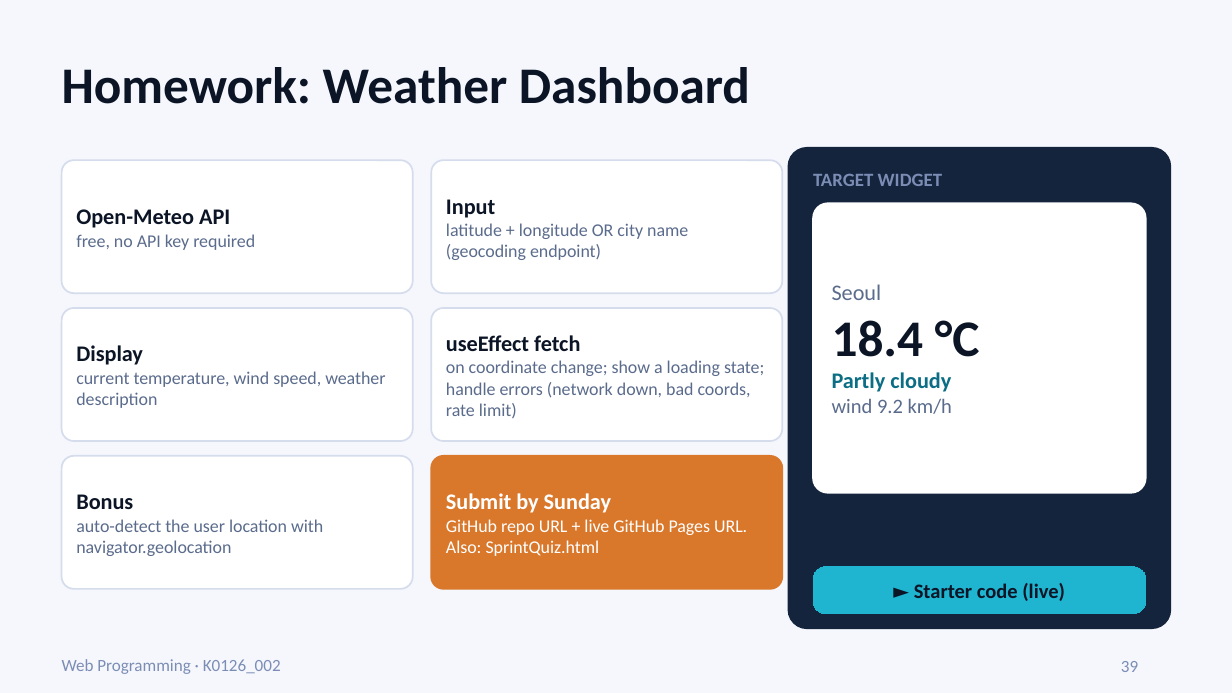
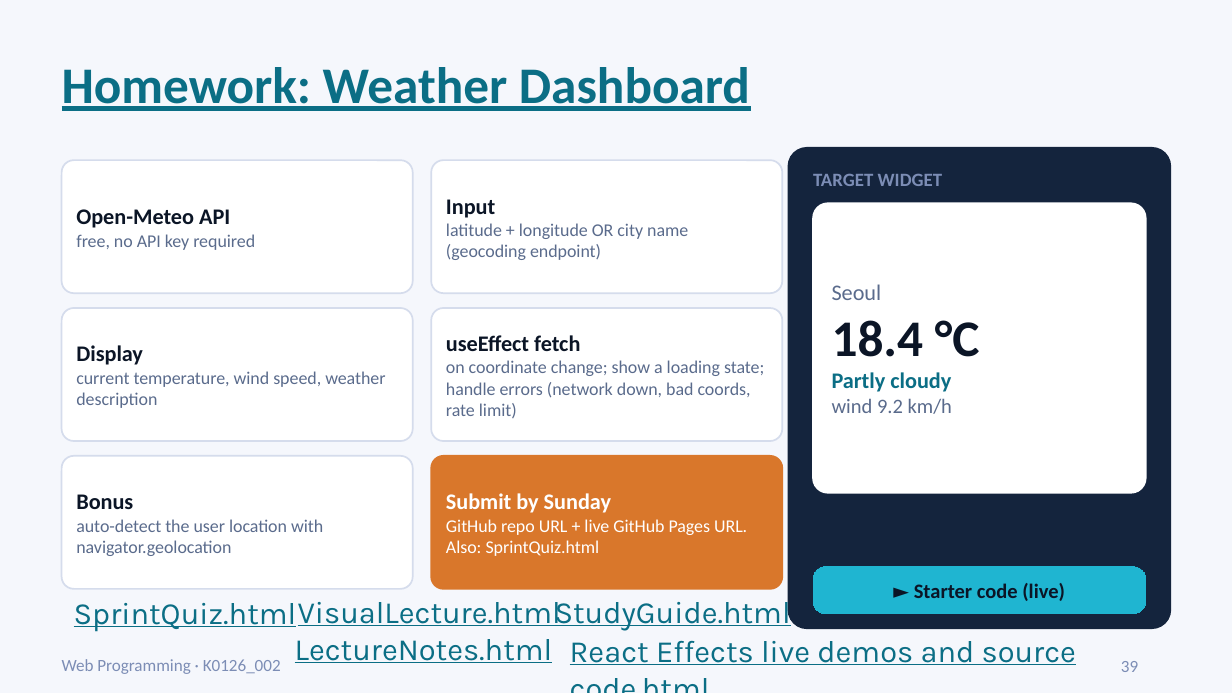
Before and after one commit to muxiddin19/WebPro, a slide deck: slide 39 of week11/WebPro_Week12_Fri_ReactEffects_v2.pptx. Drawn at 1232x693 pixels with LibreOffice and Linux fonts; fonts in the diff are those of the drawing. Boxes give left, top, right and bottom in pixels: in the first picture for what was removed or moved away, otherwise in the second. Text is boxed around its words. In the diff, an @@ line names an element or a change of style, - is before the commit and + after.

```diff
--- a/week11/WebPro_Week12_Fri_ReactEffects_v2.pptx
+++ b/week11/WebPro_Week12_Fri_ReactEffects_v2.pptx
@@ title "Homework: Weather Dashboard" at [62,67,750,111]: text colour #0B1526 to #0B6E85, underline on @@
@@ text added at [555,596,791,631], 18 pt, text #0B6E85, underline @@
+StudyGuide.html
@@ text added at [74,603,297,632], 18 pt, text #0B6E85, underline @@
+SprintQuiz.html
@@ text added at [298,602,561,626], 18 pt, text #0B6E85, underline @@
+VisualLecture.html
@@ text added at [295,639,553,663], 18 pt, text #0B6E85, underline @@
+LectureNotes.html
@@ text added at [570,640,1076,665], 18 pt, text #0B6E85, underline @@
+React Effects live demos and source code.html
```
Also in this commit, not shown: 12 other slides changed, 1 other file.
